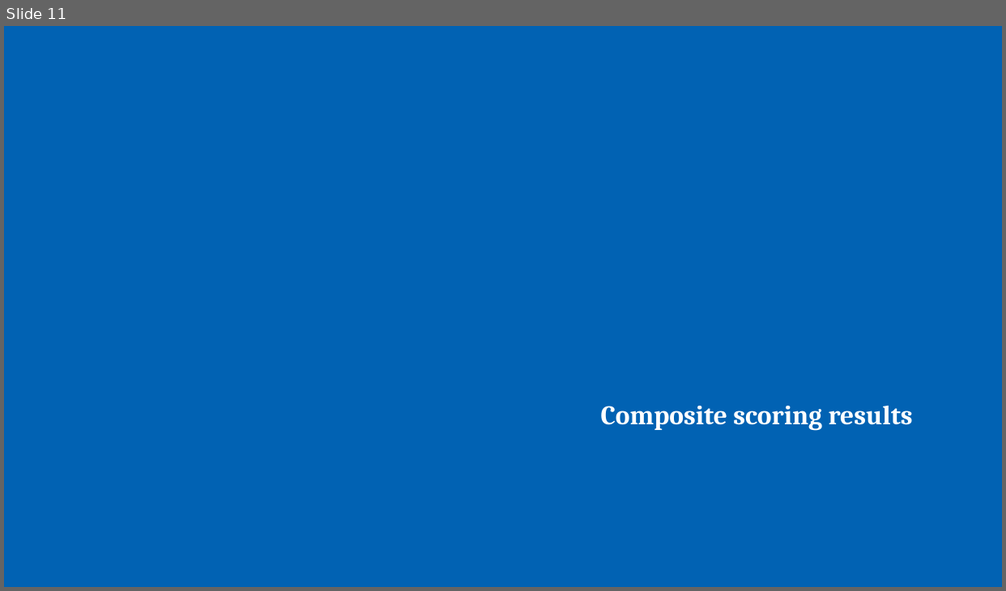
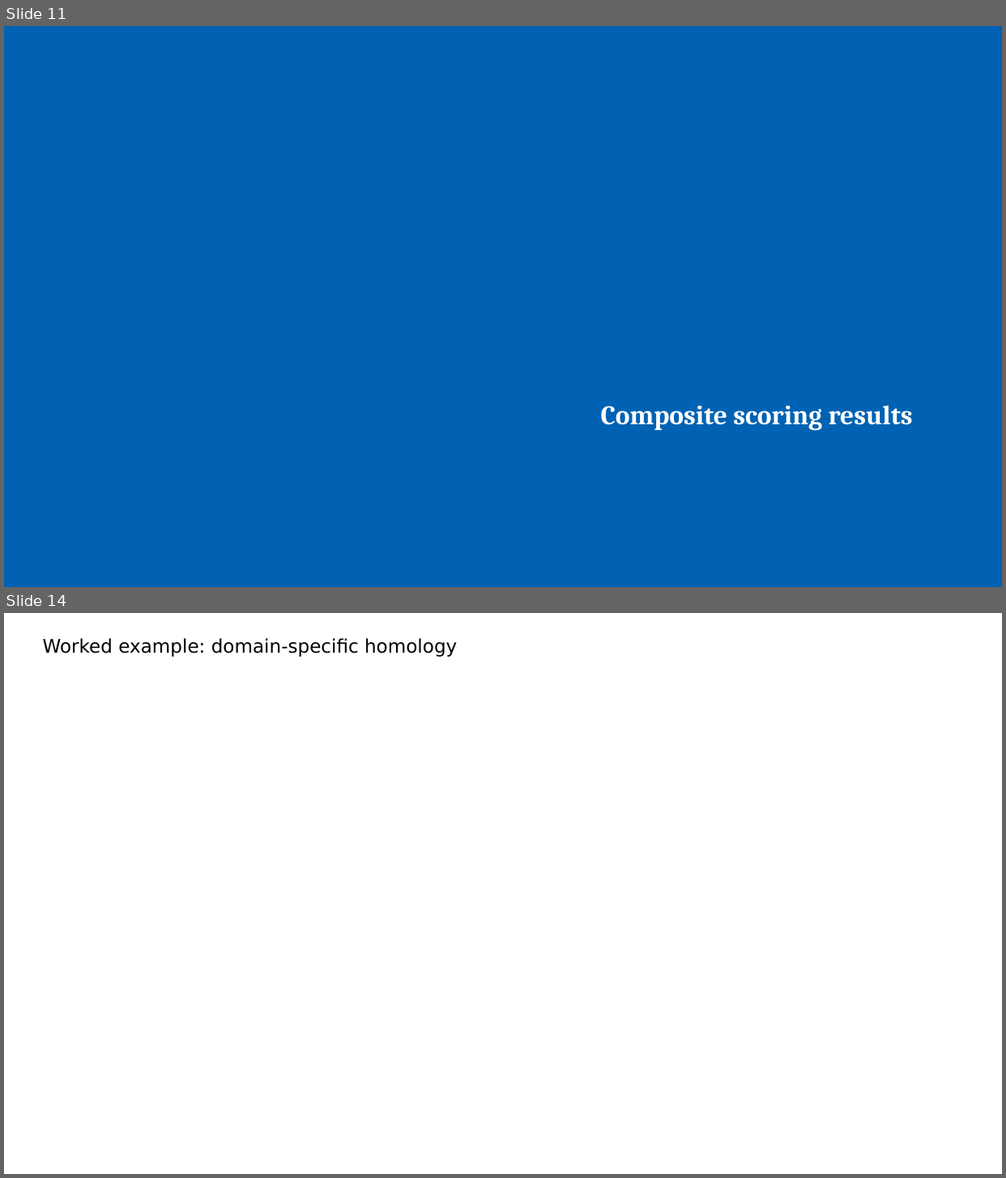
Before and after one commit to juliandeanmoran/BISSH, a slide deck: reports/2026-08-28_projectUpdate_3/2026-08-28_projectUpdate_3_jmoran.pptx. Shown one above the other, each under a label of ours: slide 11 before the commit, slides 11 and 14 after it; the slides between them are not shown. The pictures are 1006x591 and 1006x1178 pixels, drawn with LibreOffice and Linux fonts; fonts in the diff are those of the drawing. Boxes give left, top, right and bottom in pixels: in the first picture for what was removed or moved away, otherwise in the second. Text is boxed around its words. In the diff, an @@ line names an element or a change of style, - is before the commit and + after.

Commit message:
Added slide about top structural homology hits.

```diff
--- a/reports/2026-08-28_projectUpdate_3/2026-08-28_projectUpdate_3_jmoran.pptx
+++ b/reports/2026-08-28_projectUpdate_3/2026-08-28_projectUpdate_3_jmoran.pptx
@@ slide 14 added at (4,613,1002,1174), background #FFFFFF @@
@@ text added at (43,638,457,657), 18 pt, text #000000 @@
+Worked example: domain-specific homology
```
Also in this commit, not shown: 3 slides changed, 4 other slides added, 1 slide removed, 5 other files.
